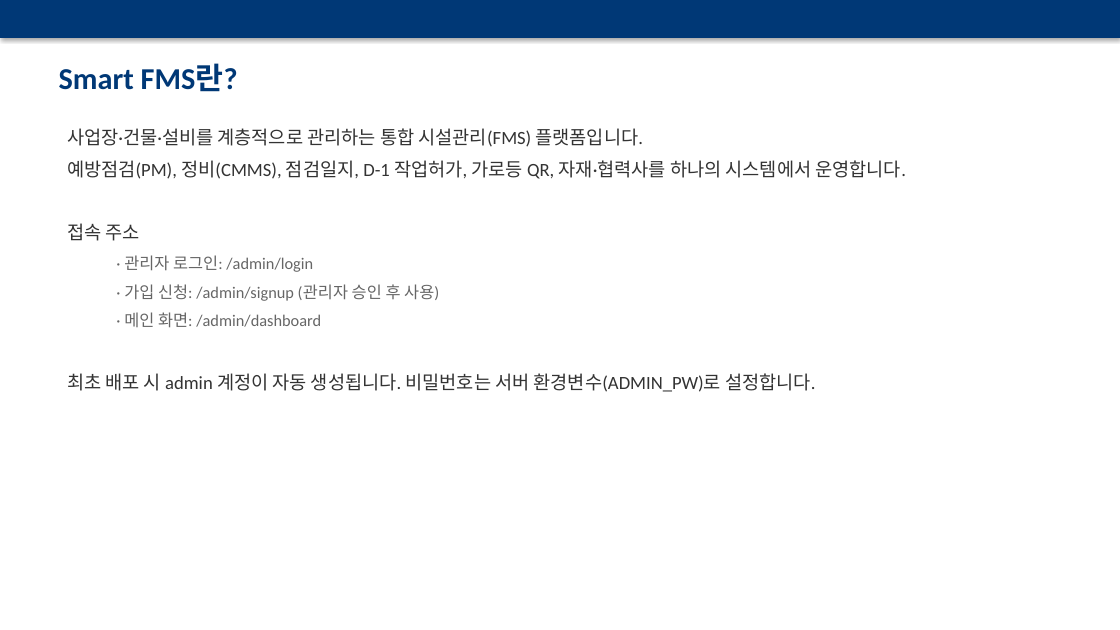
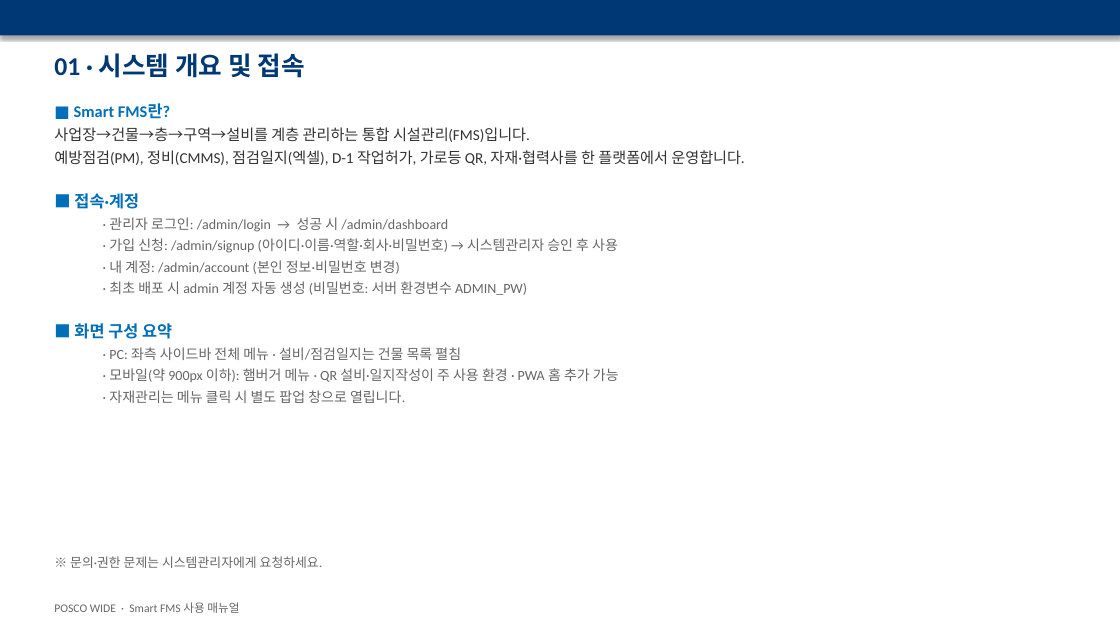
Before and after one commit to hongkiryong-ux/smart-fms, a slide deck: slide 3 of docs/Smart_FMS_사용매뉴얼.pptx (slide 4 before the commit). Drawn at 1120x630 pixels with LibreOffice and Linux fonts; fonts in the diff are those of the drawing. Boxes give left, top, right and bottom in pixels: in the first picture for what was removed or moved away, otherwise in the second. Text is boxed around its words. In the diff, an @@ line names an element or a change of style, - is before the commit and + after.

```diff
--- a/docs/Smart_FMS_사용매뉴얼.pptx
+++ b/docs/Smart_FMS_사용매뉴얼.pptx
@@ text added at box(54, 53, 305, 78), 22 pt, text #003876, bold @@
+01 · 시스템 개요 및 접속
@@ text removed at box(59, 63, 238, 92) @@
-Smart FMS란?
@@ text at box(54, 106, 744, 403): text changed; size 16 to 12 pt; text colour #333333 to #666666 @@
-사업장·건물·설비를 계층적으로 관리하는 통합 시설관리(FMS) 플랫폼입니다.
-예방점검(PM), 정비(CMMS), 점검일지, D-1 작업허가, 가로등 QR, 자재·협력사를 하나의 시스템에서 운영합니다.
-접속 주소
-  · 관리자 로그인: /admin/login
-  · 가입 신청: /admin/signup (관리자 승인 후 사용)
-  · 메인 화면: /admin/dashboard
-최초 배포 시 admin 계정이 자동 생성됩니다. 비밀번호는 서버 환경변수(ADMIN_PW)로 설정합니다.
+■ Smart FMS란?
+사업장→건물→층→구역→설비를 계층 관리하는 통합 시설관리(FMS)입니다.
+예방점검(PM), 정비(CMMS), 점검일지(엑셀), D-1 작업허가, 가로등 QR, 자재·협력사를 한 플랫폼에서 운영합니다.
+■ 접속·계정
+  · 관리자 로그인: /admin/login → 성공 시 /admin/dashboard
+  · 가입 신청: /admin/signup (아이디·이름·역할·회사·비밀번호) → 시스템관리자 승인 후 사용
+  · 내 계정: /admin/account (본인 정보·비밀번호 변경)
+  · 최초 배포 시 admin 계정 자동 생성 (비밀번호: 서버 환경변수 ADMIN_PW)
+■ 화면 구성 요약
+  · PC: 좌측 사이드바 전체 메뉴 · 설비/점검일지는 건물 목록 펼침
+  · 모바일(약 900px 이하): 햄버거 메뉴 · QR 설비·일지작성이 주 사용 환경 · PWA 홈 추가 가능
+  · 자재관리는 메뉴 클릭 시 별도 팝업 창으로 열립니다.
@@ text added at box(70, 556, 323, 568), 11 pt, text #666666 @@
+※ 문의·권한 문제는 시스템관리자에게 요청하세요.
@@ text added at box(54, 602, 239, 613), 10 pt, text #666666 @@
+POSCO WIDE · Smart FMS 사용 매뉴얼
```
Also in this commit, not shown: 9 other slides changed, 4 slides added, 19 slides removed, 1 other file.
